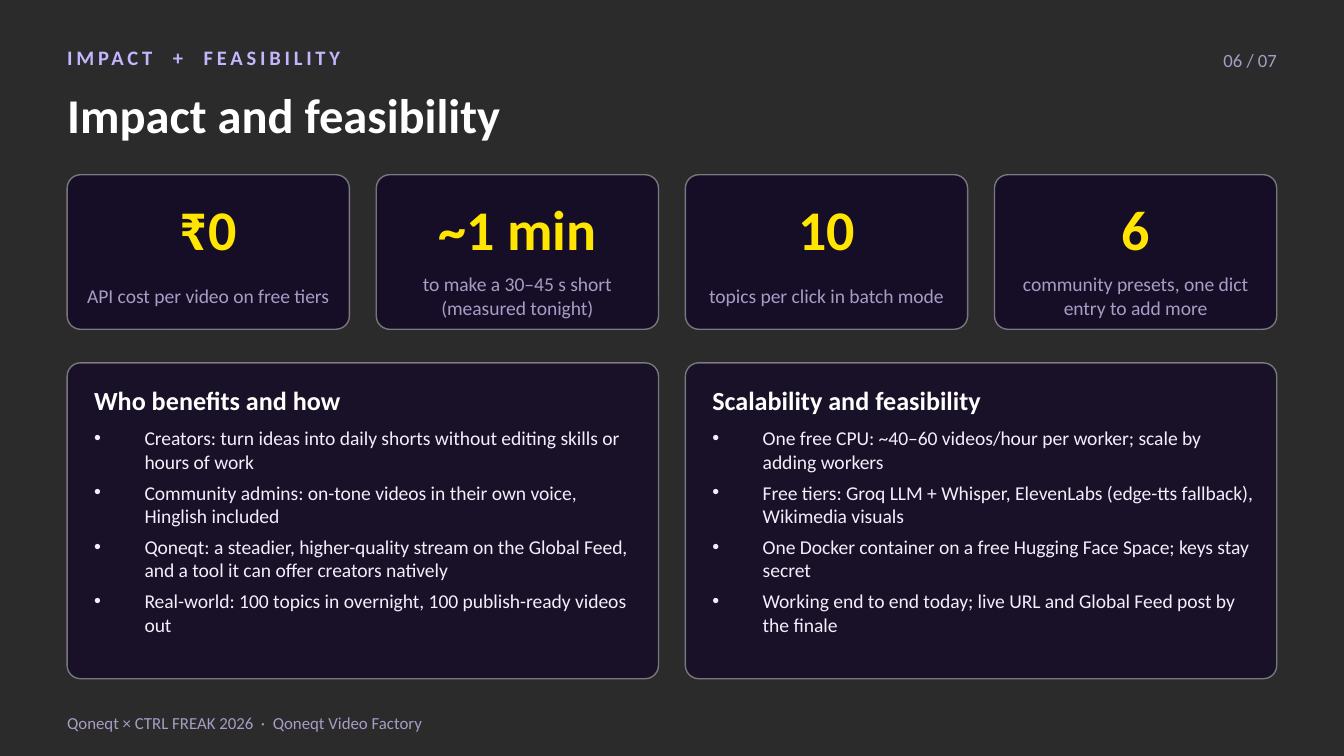
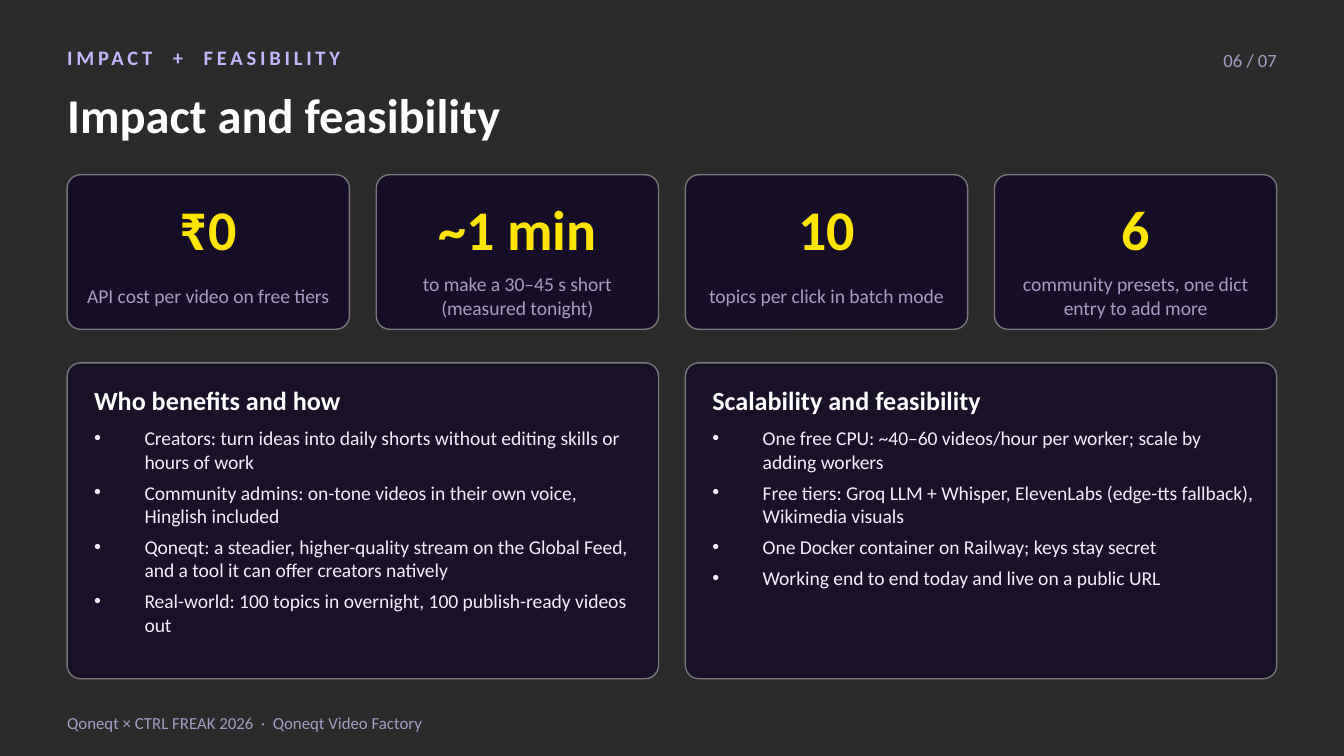
Before and after one commit to darshit001/hackthn, a slide deck: slide 6 of docs/deck/Qoneqt-Video-Factory.pptx. Drawn at 1344x756 pixels with LibreOffice and Linux fonts; fonts in the diff are those of the drawing; background and template pictures are left out; a plain dark background stands for a picture behind light text. Boxes give left, top, right and bottom in pixels: in the first picture for what was removed or moved away, otherwise in the second. Text is boxed around its words. In the diff, an @@ line names an element or a change of style, - is before the commit and + after.

```diff
--- a/docs/deck/Qoneqt-Video-Factory.pptx
+++ b/docs/deck/Qoneqt-Video-Factory.pptx
@@ text at bbox=[763, 540, 1160, 589]: text changed @@
-• One Docker container on a free Hugging Face Space; keys stay secret
-• Working end to end today; live URL and Global Feed post by the finale
+• One Docker container on Railway; keys stay secret
+• Working end to end today and live on a public URL
```
Also in this commit, not shown: 3 other slides changed, 2 other files.
